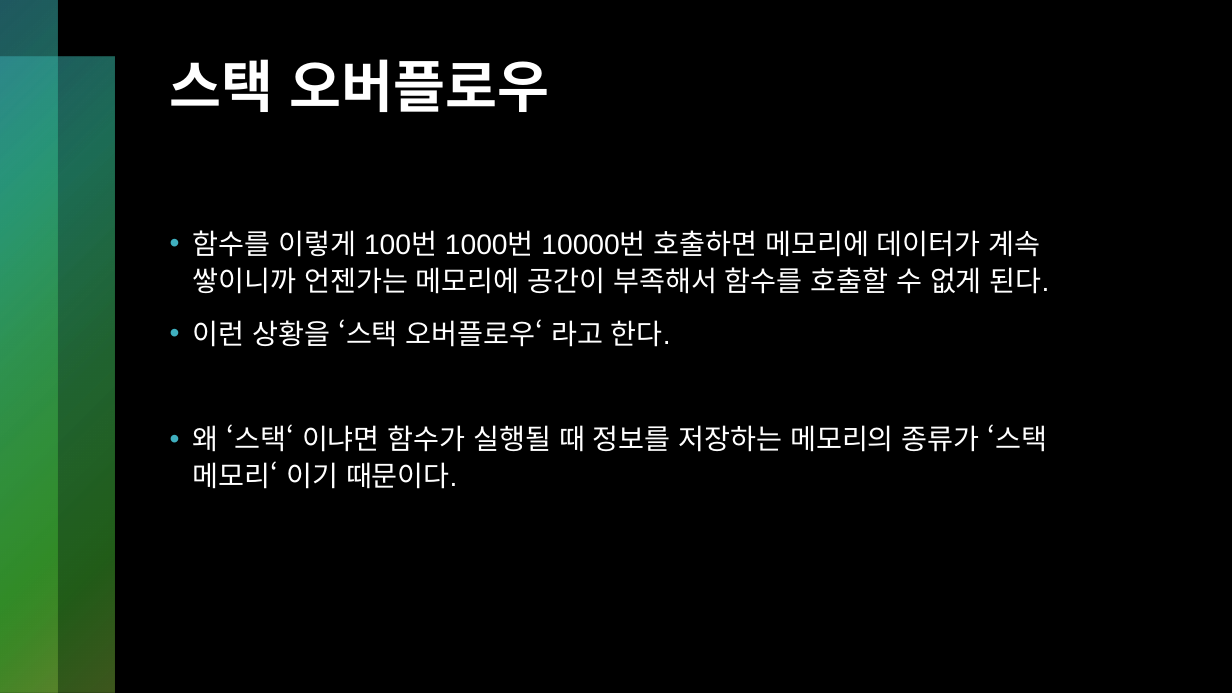
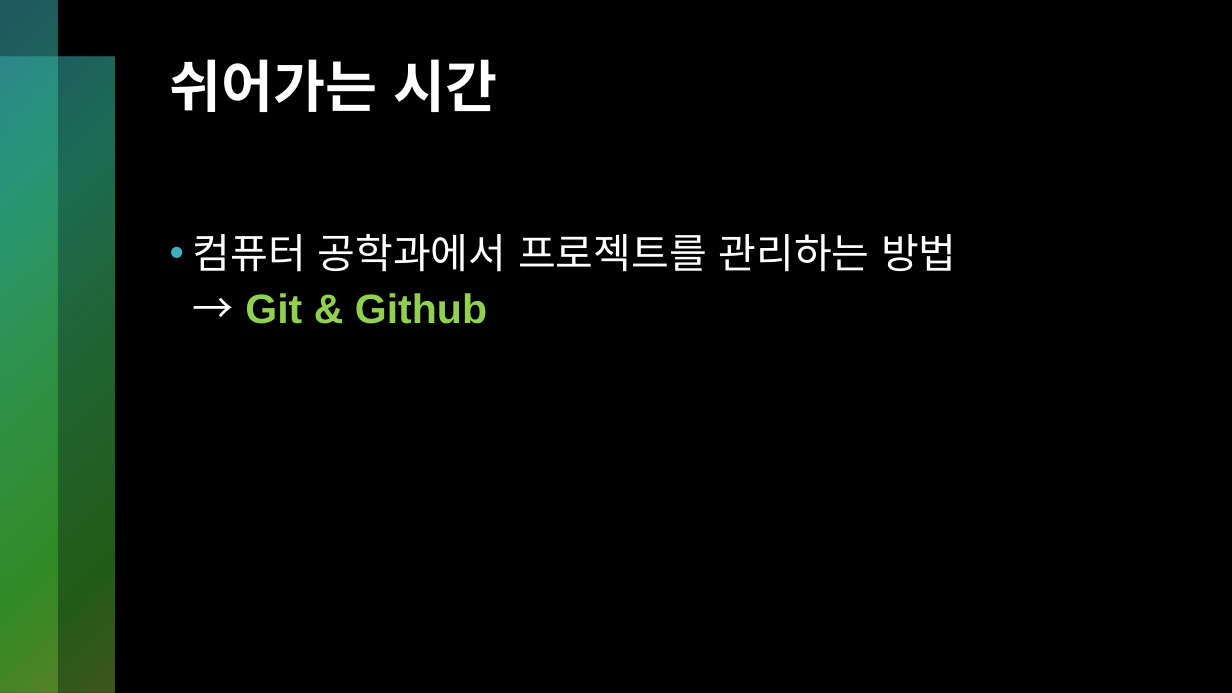
Before and after one commit to kckc0608/hiarc-2024-1-basic-study, a slide deck: slide 29 of [2024-1 기초 스터디] 7. 함수, 재귀함수.pptx (slide 18 before the commit). Drawn at 1232x693 pixels with LibreOffice and Linux fonts; fonts in the diff are those of the drawing. Boxes give left, top, right and bottom in pixels: in the first picture for what was removed or moved away, otherwise in the second. Text is boxed around its words. In the diff, an @@ line names an element or a change of style, - is before the commit and + after.

```diff
--- a/[2024-1 기초 스터디] 7. 함수, 재귀함수.pptx
+++ b/[2024-1 기초 스터디] 7. 함수, 재귀함수.pptx
@@ title at (170,59,497,112): text changed @@
-스택 오버플로우
+쉬어가는 시간
@@ text at (193,234,957,324): text changed; size 22 to 32 pt @@
-• 함수를 이렇게 100번 1000번 10000번 호출하면 메모리에 데이터가 계속 쌓이니까 언젠가는 메모리에 공간이 부족해서 함수를 호출할 수 없게 된다.
-• 이런 상황을 ‘스택 오버플로우‘ 라고 한다.
-• 왜 ‘스택‘ 이냐면 함수가 실행될 때 정보를 저장하는 메모리의 종류가 ‘스택 메모리‘ 이기 때문이다.
+• 컴퓨터 공학과에서 프로젝트를 관리하는 방법
+  → Git & Github
```
Also in this commit, not shown: 16 other slides changed, 43 slides added, 4 slides removed, 12 other files.
